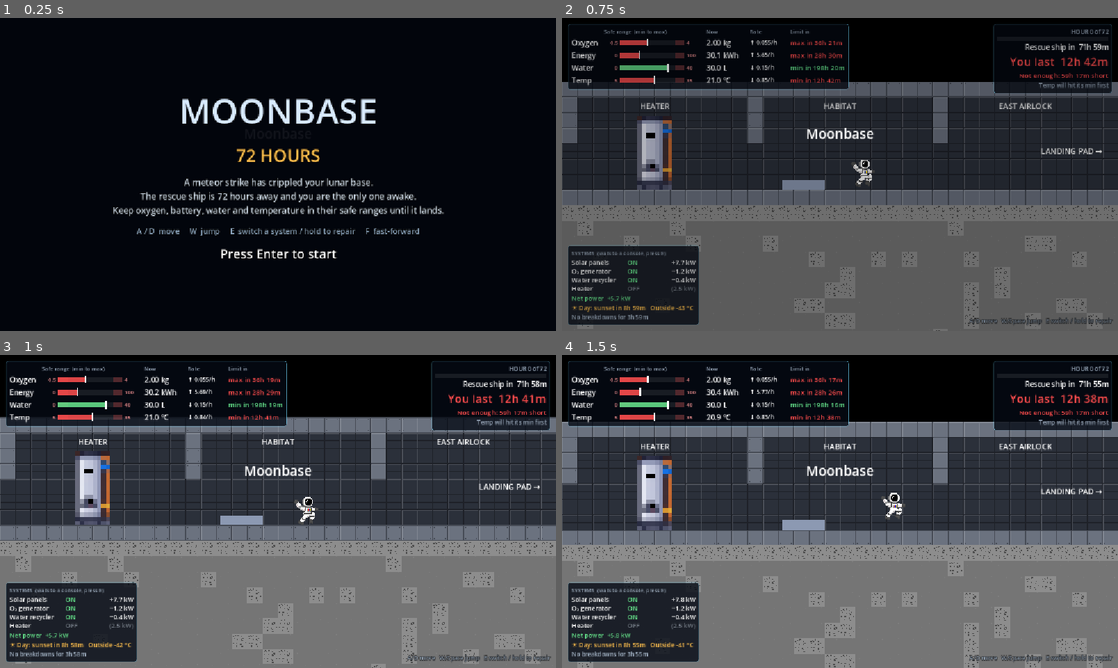
Above: before the commit, frames 1-4 (two rows, left to right).
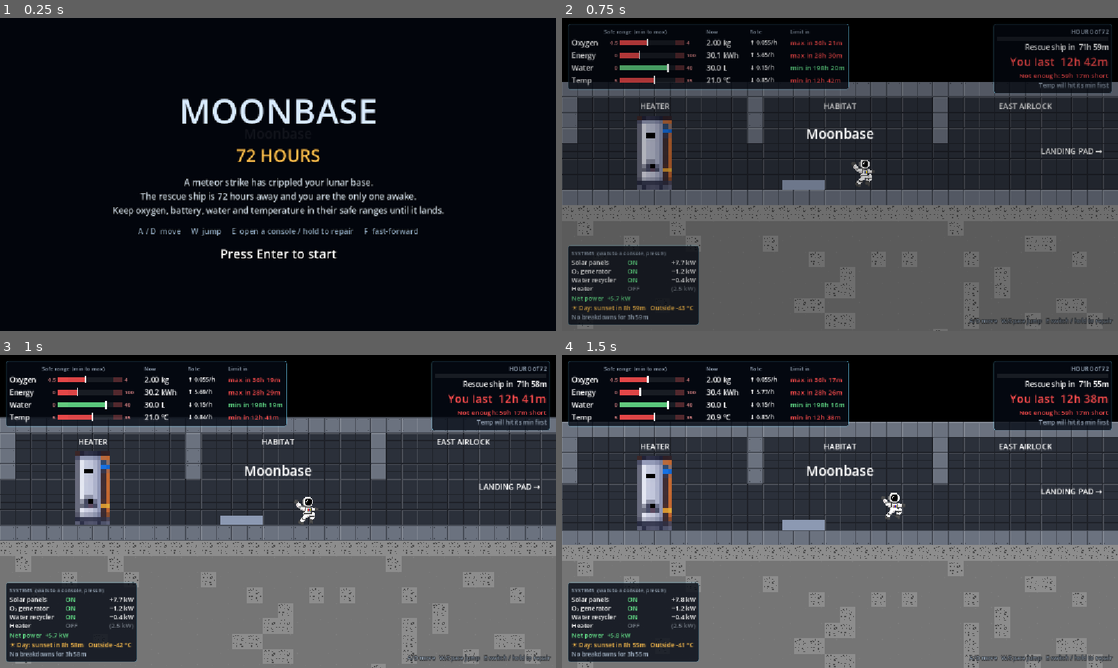
Above: after the commit, the same moments.

Repository: kushmdesai/72-Hours
Game: Godot game, scene res://scenes/main.tscn
The game is run twice, just before and just after one commit, with the same random seed, the same clock (stepped at 60 frames per second) and the same inputs.
Inputs (mouse positions are in pixels of both pictures, inside the frame that each line leads up to):
- Up to frame 1 (0.25 s): no input
- Up to frame 2 (0.75 s): tap Enter (ui_accept) at 0.5 s; move the mouse to (962, 158) at 0.52 s; hold D (move_right) from 0.53 s (still down); hold E (interact) from 0.53 s (still down); click (962, 158) at 0.67 s
- Up to frame 3 (1 s): keep holding D (move_right); keep holding E (interact); tap W (jump) at 0.77 s; tap Enter (ui_accept) at 0.8 s
- Up to frame 4 (1.5 s): keep holding D (move_right); tap W (jump) at 1.07 s; move the mouse to (728, 527) at 1.27 s; release E (interact) at 1.28 s; tap Enter (ui_accept) at 1.35 s

The runs differ from the first frame. In frame 1, 0.6% of the frame differs, in the area x 24-76%, y 67-70%; in frame 2, nothing differs; in frame 3, nothing differs; in frame 4, nothing differs.

Commit message:
Open a machine screen with the model's math when pressing E at a console
Pressing E at a working machine now pauses the game and opens a screen
for that system: its rate equation with today's numbers substituted, a
legend of what each symbol means, an ON/OFF button, and a what-if view
that runs the same Euler model 24 h ahead with the machine ON and OFF
(a graph of the resource it controls against its safe range, plus a
table of rates and hours until each resource hits a limit). Holding E at
a broken machine still repairs it.

Co-Authored-By: Claude Opus 5.5 (1M context) <noreply@anthropic.com>

Diff:
--- a/scripts/start_screen.gd
+++ b/scripts/start_screen.gd
@@ -63,7 +63,7 @@
 		+ "Keep oxygen, battery, water and temperature in their safe ranges until it lands.",
 		18, Color(0.8, 0.85, 0.9)))
 	box.add_child(_label(
-		"A / D  move     W  jump     E  switch a system / hold to repair     F  fast-forward",
+		"A / D  move     W  jump     E  open a console / hold to repair     F  fast-forward",
 		16, Color(0.55, 0.65, 0.75)))
 	_hint = _label("Press Enter to start", 26, Color.WHITE)
 	box.add_child(_hint)
--- /dev/null
+++ b/scripts/system_panel.gd
@@ -0,0 +1,428 @@
+class_name SystemPanel
+extends CanvasLayer
+## The machine screen: opened with E at a working console. It pauses the game
+## and shows the system's part of the model with today's numbers put in, an
+## ON/OFF button, and a what-if comparison: the same Euler model run ahead
+## twice, once with the system ON and once OFF, so the player can see what the
+## switch will do before committing to it.
+##
+## Space/Enter or the button flips the switch. E or Esc closes.
+
+signal closed
+
+## How far ahead the what-if graph and table look, in in-game hours.
+const LOOKAHEAD_HOURS := 24.0
+## How far ahead "time to limit" is searched, in in-game hours.
+const LIMIT_HORIZON_HOURS := 96.0
+const STEP_HOURS := 0.1
+
+const TITLES := {
+	"solar": "SOLAR PANELS",
+	"oxygen": "OXYGEN GENERATOR",
+	"water": "WATER RECYCLER",
+	"heater": "HEATER",
+}
+## The resource each system mainly controls, drawn on the graph.
+const PRIMARY := {"solar": "energy", "oxygen": "oxygen", "water": "water", "heater": "temperature"}
+const NAMES := {"oxygen": "Oxygen", "energy": "Battery", "water": "Water", "temperature": "Temp"}
+const UNITS := {"oxygen": "kg", "energy": "kWh", "water": "L", "temperature": "°C"}
+
+const COLOR_ON := Color(0.35, 0.9, 0.55)
+const COLOR_OFF := Color(0.6, 0.64, 0.7)
+const COLOR_BROKEN := Color(1.0, 0.35, 0.3)
+const COLOR_TEXT := Color(0.88, 0.92, 1.0)
+const COLOR_DIM := Color(0.6, 0.66, 0.76)
+const COLOR_ACCENT := Color(1.0, 0.78, 0.35)
+
+var site := ""
+var _status: Label
+var _button: Button
+var _equations: RichTextLabel
+var _symbols: RichTextLabel
+var _table: GridContainer
+var _graph: WhatIfGraph
+var _graph_title: Label
+
+
+func _init(system: String) -> void:
+	site = system
+
+
+func _ready() -> void:
+	layer = 15
+	process_mode = Node.PROCESS_MODE_ALWAYS
+	_build()
+	get_tree().paused = true
+	_refresh()
+
+
+func _unhandled_input(event: InputEvent) -> void:
+	if event.is_echo():
+		return
+	if event.is_action_pressed("interact") or event.is_action_pressed("ui_cancel"):
+		get_viewport().set_input_as_handled()
+		close()
+	elif event.is_action_pressed("ui_accept"):
+		get_viewport().set_input_as_handled()
+		_toggle()
+
+
+func close() -> void:
+	get_tree().paused = false
+	closed.emit()
+	queue_free()
+
+
+func _toggle() -> void:
+	Base.toggle_system(site)
+	_refresh()
+
+
+# --- What-if model ----------------------------------------------------------
+
+## Run the Base model ahead from the current state with this system forced on
+## or off (everything else as it is now, no new failures). Returns the primary
+## resource's curve over LOOKAHEAD_HOURS, the rates right now, and the hours
+## until each resource leaves its safe range (INF if not within the horizon).
+func _simulate(on: bool) -> Dictionary:
+	var saved: bool = Base.switches[site]
+	Base.switches[site] = on
+	var state := {"oxygen": Base.oxygen, "energy": Base.energy,
+			"water": Base.water, "temperature": Base.temperature}
+	var rates_now := Base.rates()
+	var limits := {}
+	var curve := PackedVector2Array()
+	var key: String = PRIMARY[site]
+	var t := 0.0
+	curve.append(Vector2(0.0, state[key]))
+	while t < LIMIT_HORIZON_HOURS and (limits.size() < Base.RESOURCES.size() or t < LOOKAHEAD_HOURS):
+		var r := Base.rates_at(Base.hour + t, state.oxygen, state.energy, state.water, state.temperature)
+		for k: String in Base.RESOURCES:
+			state[k] += r[k] * STEP_HOURS
+			if not limits.has(k) and (state[k] <= Base.min_of(k) or state[k] >= Base.max_of(k)):
+				limits[k] = t + STEP_HOURS
+		t += STEP_HOURS
+		# The curve stops where the resource leaves its safe range: game over.
+		if t <= LOOKAHEAD_HOURS + 0.001 and (not limits.has(key) or limits[key] >= t):
+			curve.append(Vector2(t, state[key]))
+	Base.switches[site] = saved
+	for k: String in Base.RESOURCES:
+		if not limits.has(k):
+			limits[k] = INF
+	return {"curve": curve, "rates": rates_now, "limits": limits}
+
+
+# --- Display ----------------------------------------------------------------
+
+func _refresh() -> void:
+	var on: bool = Base.switches[site]
+	var broken := Base.failures_at(site).size() > 0
+	if broken:
+		_status.text = "DUSTY" if site == "solar" else "BROKEN"
+		_status.add_theme_color_override("font_color", COLOR_BROKEN)
+	else:
+		_status.text = "ON" if on else "OFF"
+		_status.add_theme_color_override("font_color", COLOR_ON if on else COLOR_OFF)
+	_button.text = "SWITCH OFF" if on else "SWITCH ON"
+	_equations.text = _equation_text()
+	_symbols.text = _symbol_text()
+
+	var with_on := _simulate(true)
+	var with_off := _simulate(false)
+	_fill_table(with_on, with_off, on)
+
+	var key: String = PRIMARY[site]
+	_graph_title.text = "%s over the next %d h  (Euler's method, dt = %.1f h)" % [
+		NAMES[key], int(LOOKAHEAD_HOURS), STEP_HOURS]
+	_graph.set_data(with_on.curve, with_off.curve, Base.min_of(key), Base.max_of(key), on)
+
+
+func _fill_table(with_on: Dictionary, with_off: Dictionary, on: bool) -> void:
+	for child in _table.get_children():
+		child.queue_free()
+	for h in ["", "Now", "Rate if ON", "Rate if OFF", "Lasts if ON", "Lasts if OFF"]:
+		_table.add_child(_cell(h, COLOR_DIM, 13))
+	for k: String in Base.RESOURCES:
+		var r_on: float = with_on.rates[k]
+		var r_off: float = with_off.rates[k]
+		var changed := absf(r_on - r_off) > 0.0005
+		_table.add_child(_cell(NAMES[k], COLOR_TEXT if changed else COLOR_DIM, 14))
+		_table.add_child(_cell("%.1f %s" % [Base.value(k), UNITS[k]], COLOR_DIM, 14))
+		var places := 3 if k == "oxygen" else 2
+		_table.add_child(_cell(_signed(r_on, places) + "/h", _pick(changed, on, true), 14))
+		_table.add_child(_cell(_signed(r_off, places) + "/h", _pick(changed, on, false), 14))
+		_table.add_child(_cell(_hours(with_on.limits[k]), _limit_color(with_on.limits[k], changed && on), 14))
+		_table.add_child(_cell(_hours(with_off.limits[k]), _limit_color(with_off.limits[k], changed && not on), 14))
+
+
+func _pick(changed: bool, on: bool, column_on: bool) -> Color:
+	if not changed:
+		return COLOR_DIM
+	return COLOR_ACCENT if on == column_on else COLOR_TEXT
+
+
+func _limit_color(hours: float, current: bool) -> Color:
+	if hours < Base.hours_until_rescue():
+		return COLOR_BROKEN
+	return COLOR_ACCENT if current else COLOR_TEXT
+
+
+func _equation_text() -> String:
+	var c := Base.config
+	var u := "1" if _running() else "0"
+	var lines: PackedStringArray = []
+	match site:
+		"solar":
+			var s := Base.sunlight()
+			var eta := c.panel_efficiency * (1.0 - c.dust_loss if Base.failures.has("dust") else 1.0)
+			lines.append("[b]Solar power[/b]   P = η·A·S(t)·u")
+			lines.append("S(t) = S_peak·max(0, sin(2π(t + φ)/%d))" % int(c.day_length))
+			lines.append("     = %.2f·max(0, sin(2π(%.1f + %.0f)/%d)) = [color=#ffc759]%.2f kW/m²[/color]" % [
+				c.sunlight_peak, Base.hour, c.day_phase, int(c.day_length), s])
+			lines.append("P = %.2f · %.0f m² · %.2f · %s = [color=#ffc759]%.2f kW[/color]" % [
+				eta, c.panel_area, s, u, Base.solar_power()])
+			if Base.failures.has("dust"):
+				lines.append("[color=#ff5a4d]Dust cuts η by %d%%: clean the panels on the Solar Array[/color]" % int(c.dust_loss * 100))
+			lines.append("")
+			lines.append("[b]Battery[/b]   dE/dt = P − Σ uᵢ·Pᵢ")
+			lines.append("      = %.2f − %.2f = [color=#ffc759]%s kW[/color]" % [
+				Base.solar_power(), Base.power_draw(), _signed(Base.rate("energy"))])
+		"oxygen":
+			var leak := c.oxygen_leak_rate if Base.failures.has("oxygen_leak") else 0.0
+			lines.append("[b]Oxygen[/b]   dO/dt = g·u_gen − c_O − L_O")
+			lines.append("      = %.3f·%s − %.3f − %.3f = [color=#ffc759]%s kg/h[/color]" % [
+				c.generator_output, u, c.oxygen_use, leak, _signed(Base.rate("oxygen"), 3)])
+			lines.append("")
+			lines.append("[b]It splits water[/b]   k_e·g·u_gen = %.3f·%.3f·%s = %.3f L/h" % [
+				c.water_per_oxygen, c.generator_output, u, c.water_per_oxygen * c.generator_output * float(u)])
+			lines.append("[b]It uses power[/b]   u_gen·P_gen = %s·%.1f = %.1f kW" % [
+				u, c.power_generator, c.power_generator * float(u)])
+		"water":
+			var leak := c.water_leak_rate if Base.failures.has("water_leak") else 0.0
+			var gen := 1.0 if Base.generator_running() else 0.0
+			lines.append("[b]Water[/b]   dW/dt = −(1 − r·u_rec)·c_W − k_e·g·u_gen − L_W")
+			lines.append("      = −(1 − %.2f·%s)·%.2f − %.3f·%.3f·%d − %.2f" % [
+				c.recycle_efficiency, u, c.water_use, c.water_per_oxygen, c.generator_output, int(gen), leak])
+			lines.append("      = [color=#ffc759]%s L/h[/color]" % _signed(Base.rate("water"), 3))
+			lines.append("")
+			lines.append("The recycler gets back r = %d%% of the water you use." % int(c.recycle_efficiency * 100))
+			lines.append("[b]It uses power[/b]   u_rec·P_rec = %s·%.1f = %.1f kW" % [
+				u, c.power_recycler, c.power_recycler * float(u)])
+		"heater":
+			var t_out := Base.outside_temperature()
+			lines.append("[b]Temperature[/b]   dT/dt = [H·u_heat − k·(T − T_out)] / C")
+			lines.append("      = [%.1f·%s − %.3f·(%.1f − (%.0f))] / %.1f" % [
+				c.power_heater, u, c.heat_loss, Base.temperature, t_out, c.heat_capacity])
+			lines.append("      = [color=#ffc759]%s °C/h[/color]" % _signed(Base.rate("temperature"), 2))
+			lines.append("")
+			lines.append("Newton's law of cooling: heat leaks out faster the colder it is outside.")
+			lines.append("[b]It uses power[/b]   u_heat·H = %s·%.1f = %.1f kW" % [
+				u, c.power_heater, c.power_heater * float(u)])
+	lines.append("")
+	lines.append("[color=#9aa6bb]u = %s means this machine is %s.[/color]" % [
+		u, "running" if u == "1" else "not running"])
+	return "\n".join(lines)
+
+
+func _symbol_text() -> String:
+	var rows := {
+		"solar": [["P", "power from the panels (kW)"], ["η", "panel efficiency"], ["A", "panel area (m²)"],
+			["S(t)", "sunlight, a half sine wave over the %d h day" % int(Base.config.day_length)],
+			["φ", "time of day at the start (h)"], ["Σ uᵢ·Pᵢ", "power used by every running machine"]],
+		"oxygen": [["O", "oxygen in the air (kg)"], ["g", "generator output (kg/h)"],
+			["c_O", "oxygen you breathe (kg/h)"], ["L_O", "leak, only while the leak failure is on"],
+			["k_e", "litres of water split per kg of oxygen"], ["P_gen", "generator power (kW)"]],
+		"water": [["W", "water in the tank (L)"], ["r", "fraction of used water recycled"],
+			["c_W", "water you use (L/h)"], ["k_e·g", "water the oxygen generator splits (L/h)"],
+			["L_W", "leak, only while the pipe leak is on"], ["P_rec", "recycler power (kW)"]],
+		"heater": [["T", "cabin temperature (°C)"], ["H", "heater power (kW)"],
+			["k", "heat lost per °C of difference with outside (kW/°C)"], ["T_out", "outside temperature, colder at night"],
+			["C", "heat capacity of the cabin (kWh/°C)"]],
+	}
+	var lines: PackedStringArray = []
+	for row: Array in rows[site]:
+		lines.append("[color=#e0eaff]%s[/color]  %s" % [row[0], row[1]])
+	lines.append("[color=#e0eaff]u[/color]  1 when the machine is running, 0 when it is off or broken")
+	return "\n".join(lines)
+
+
+func _running() -> bool:
+	match site:
+		"solar": return Base.switches.solar
+		"oxygen": return Base.generator_running()
+		"water": return Base.recycler_running()
+		"heater": return Base.heater_running()
+	return false
+
+
+func _signed(v: float, decimals: int = 2) -> String:
+	var s := ("%." + str(decimals) + "f") % absf(v)
+	return ("+" if v >= 0.0 else "−") + s
+
+
+func _hours(h: float) -> String:
+	if h == INF:
+		return "> %d h" % int(LIMIT_HORIZON_HOURS)
+	return "%.1f h" % h
+
+
+func _cell(text: String, color: Color, size: int) -> Label:
+	var l := Label.new()
+	l.text = text
+	l.add_theme_font_size_override("font_size", size)
+	l.add_theme_color_override("font_color", color)
+	l.size_flags_horizontal = Control.SIZE_EXPAND_FILL
+	return l
+
+
+func _build() -> void:
+	var dim := ColorRect.new()
+	dim.color = Color(0.0, 0.01, 0.03, 0.72)
+	dim.set_anchors_preset(Control.PRESET_FULL_RECT)
+	add_child(dim)
+
+	var panel := PanelContainer.new()
+	var style := StyleBoxFlat.new()
+	style.bg_color = Color(0.05, 0.08, 0.13, 0.97)
+	style.border_color = Color(0.3, 0.55, 0.75)
+	style.set_border_width_all(2)
+	style.set_corner_radius_all(6)
+	style.set_content_margin_all(18)
+	panel.add_theme_stylebox_override("panel", style)
+	panel.set_anchors_preset(Control.PRESET_CENTER)
+	panel.grow_horizontal = Control.GROW_DIRECTION_BOTH
+	panel.grow_vertical = Control.GROW_DIRECTION_BOTH
+	panel.custom_minimum_size = Vector2(1000, 560)
+	add_child(panel)
+
+	var root := VBoxContainer.new()
+	root.add_theme_constant_override("separation", 12)
+	panel.add_child(root)
+
+	var header := HBoxContainer.new()
+	header.add_theme_constant_override("separation", 16)
+	root.add_child(header)
+	var title := _cell(TITLES[site], COLOR_TEXT, 26)
+	title.size_flags_horizontal = Control.SIZE_FILL
+	header.add_child(title)
+	_status = _cell("", COLOR_ON, 26)
+	header.add_child(_status)
+	_button = Button.new()
+	_button.custom_minimum_size = Vector2(170, 40)
+	_button.add_theme_font_size_override("font_size", 18)
+	_button.focus_mode = Control.FOCUS_NONE
+	_button.pressed.connect(_toggle)
+	header.add_child(_button)
+
+	var body := HBoxContainer.new()
+	body.add_theme_constant_override("separation", 24)
+	body.size_flags_vertical = Control.SIZE_EXPAND_FILL
+	root.add_child(body)
+
+	var left := VBoxContainer.new()
+	left.custom_minimum_size = Vector2(480, 0)
+	left.add_theme_constant_override("separation", 10)
+	body.add_child(left)
+	left.add_child(_cell("THE MODEL, WITH TODAY'S NUMBERS", COLOR_DIM, 13))
+	_equations = RichTextLabel.new()
+	_equations.bbcode_enabled = true
+	_equations.fit_content = true
+	_equations.scroll_active = false
+	_equations.add_theme_font_size_override("normal_font_size", 15)
+	_equations.add_theme_font_size_override("bold_font_size", 15)
+	_equations.add_theme_color_override("default_color", COLOR_TEXT)
+	left.add_child(_equations)
+	left.add_child(_cell("WHAT THE LETTERS MEAN", COLOR_DIM, 13))
+	_symbols = RichTextLabel.new()
+	_symbols.bbcode_enabled = true
+	_symbols.fit_content = true
+	_symbols.scroll_active = false
+	_symbols.add_theme_font_size_override("normal_font_size", 13)
+	_symbols.add_theme_color_override("default_color", COLOR_DIM)
+	left.add_child(_symbols)
+
+	var right := VBoxContainer.new()
+	right.size_flags_horizontal = Control.SIZE_EXPAND_FILL
+	right.add_theme_constant_override("separation", 6)
+	body.add_child(right)
+	_graph_title = _cell("", COLOR_DIM, 13)
+	right.add_child(_graph_title)
+	_graph = WhatIfGraph.new()
+	_graph.custom_minimum_size = Vector2(440, 200)
+	right.add_child(_graph)
+	right.add_child(_cell("WHAT IF?  The same model run ahead with this machine ON vs OFF", COLOR_DIM, 13))
+	_table = GridContainer.new()
+	_table.columns = 6
+	_table.add_theme_constant_override("h_separation", 10)
+	right.add_child(_table)
+
+	var footer := _cell("Space / click: switch ON or OFF      E / Esc: close      (the clock is paused)", COLOR_DIM, 13)
+	footer.horizontal_alignment = HORIZONTAL_ALIGNMENT_CENTER
+	root.add_child(footer)
+
+
+## Line graph of the primary resource with the machine ON (green) and OFF
+## (grey), over the safe range band. The line for the current setting is thicker.
+class WhatIfGraph:
+	extends Control
+
+	var _on := PackedVector2Array()
+	var _off := PackedVector2Array()
+	var _lo := 0.0
+	var _hi := 1.0
+	var _is_on := true
+
+	func set_data(on_curve: PackedVector2Array, off_curve: PackedVector2Array,
+			lo: float, hi: float, is_on: bool) -> void:
+		_on = on_curve
+		_off = off_curve
+		_lo = lo
+		_hi = hi
+		_is_on = is_on
+		queue_redraw()
+
+	func _draw() -> void:
+		var r := Rect2(Vector2(44, 6), size - Vector2(52, 26))
+		draw_rect(Rect2(Vector2.ZERO, size), Color(0.02, 0.04, 0.07))
+		# y range: the safe range plus a margin, widened to fit both curves.
+		var y0 := _lo
+		var y1 := _hi
+		for p in _on + _off:
+			y0 = minf(y0, p.y)
+			y1 = maxf(y1, p.y)
+		var pad := (y1 - y0) * 0.08 + 0.001
+		y0 -= pad
+		y1 += pad
+		var x1 := SystemPanel.LOOKAHEAD_HOURS
+		var to_px := func(p: Vector2) -> Vector2:
+			return Vector2(r.position.x + r.size.x * p.x / x1,
+					r.end.y - r.size.y * (p.y - y0) / (y1 - y0))
+		# Safe band and limit lines.
+		var top: Vector2 = to_px.call(Vector2(0, _hi))
+		var bottom: Vector2 = to_px.call(Vector2(0, _lo))
+		draw_rect(Rect2(Vector2(r.position.x, top.y), Vector2(r.size.x, bottom.y - top.y)),
+				Color(0.2, 0.6, 0.35, 0.12))
+		draw_line(Vector2(r.position.x, top.y), Vector2(r.end.x, top.y), Color(1, 0.35, 0.3, 0.7), 1.0)
+		draw_line(Vector2(r.position.x, bottom.y), Vector2(r.end.x, bottom.y), Color(1, 0.35, 0.3, 0.7), 1.0)
+		var font := get_theme_default_font()
+		draw_string(font, Vector2(2, top.y + 4), str(snappedf(_hi, 0.1)), HORIZONTAL_ALIGNMENT_LEFT, 40, 11, Color(1, 0.5, 0.45))
+		draw_string(font, Vector2(2, bottom.y + 4), str(snappedf(_lo, 0.1)), HORIZONTAL_ALIGNMENT_LEFT, 40, 11, Color(1, 0.5, 0.45))
+		for h in range(0, int(x1) + 1, 6):
+			var x: float = to_px.call(Vector2(h, 0)).x
+			draw_line(Vector2(x, r.position.y), Vector2(x, r.end.y), Color(1, 1, 1, 0.06))
+			draw_string(font, Vector2(x - 12, size.y - 4), "+%dh" % h, HORIZONTAL_ALIGNMENT_LEFT, 40, 11, Color(0.6, 0.66, 0.76))
+		_curve(_off, to_px, Color(0.6, 0.64, 0.7), 3.0 if not _is_on else 1.5)
+		_curve(_on, to_px, Color(0.35, 0.9, 0.55), 3.0 if _is_on else 1.5)
+		draw_string(font, Vector2(r.end.x - 110, r.position.y + 14), "ON", HORIZONTAL_ALIGNMENT_LEFT, 40, 12, Color(0.35, 0.9, 0.55))
+		draw_string(font, Vector2(r.end.x - 70, r.position.y + 14), "OFF", HORIZONTAL_ALIGNMENT_LEFT, 40, 12, Color(0.6, 0.64, 0.7))
+
+	func _curve(points: PackedVector2Array, to_px: Callable, color: Color, width: float) -> void:
+		if points.size() < 2:
+			return
+		var px := PackedVector2Array()
+		for p in points:
+			px.append(to_px.call(p))
+		draw_polyline(px, color, width, true)
+		# A curve that ends early hit a limit there.
+		if points[-1].x < SystemPanel.LOOKAHEAD_HOURS - 0.01:
+			draw_circle(px[-1], 4.0, Color(1, 0.35, 0.3))
--- a/scripts/systems_controller.gd
+++ b/scripts/systems_controller.gd
@@ -2,11 +2,12 @@
 extends Node2D
 ## Connects the Base model to the map: switches, repairs, alarms and the end screen.
 ##
-## Walk up to a system console in the Moonbase and press E to switch that system
-## on or off (its u_i term in the equations). The Solar Control console connects
+## Walk up to a system console in the Moonbase and press E to open its screen
+## (SystemPanel), which shows that system's equations with live numbers and
+## switches it on or off (its u_i term in the equations). The Solar Control console connects
 ## or disconnects the panels, to stop a full battery overcharging. When something has failed, hold E
-## at the console (or at any solar panel for dust) to repair it. Console screens
-## show green = on, grey = off, flashing red = broken.
+## at the console (or at any solar panel for dust) to repair it. Each machine's
+## sprite shows its on, off or broken art.
 ##
 ## It also runs the feel of the game: hold F to fast-forward quiet stretches,
 ## supply pods to jump for (SupplyDrops), warnings with a hint when a resource
@@ -68,6 +69,7 @@
 var _shake := 0.0
 var _ff_blocked := false
 var _repairs := 0
+var _panel_closed_frame := -10
 
 
 func _ready() -> void:
@@ -146,11 +148,11 @@
 	elif _target_site in Base.SYSTEMS:
 		_repair_progress = 0.0
 		var on: bool = Base.switches[_target_site]
-		if Input.is_action_just_pressed("interact"):
-			Base.toggle_system(_target_site)
-			on = not on
-		text = "%s: %s\nE to switch %s" % [
-			SYSTEM_LABELS[_target_site].capitalize(), "ON" if on else "OFF", "off" if on else "on"]
+		if Input.is_action_just_pressed("interact") and Engine.get_process_frames() > _panel_closed_frame + 1:
+			_open_panel(_target_site)
+			return
+		text = "%s: %s\nE to open the console" % [
+			SYSTEM_LABELS[_target_site].capitalize(), "ON" if on else "OFF"]
 		if _target_site == "solar":
 			text += "\nSolar %.1f kW, draw %.1f kW" % [Base.solar_power(), Base.power_draw()]
 			if Base.failures.has("dust"):
@@ -162,6 +164,16 @@
 	_prompt.text = text
 	_prompt.visible = true
 	_prompt.global_position = _target.global_position + Vector2(-_prompt.size.x / 2.0, -110.0)
+
+
+## Open the machine screen (scripts/system_panel.gd), which pauses the game.
+func _open_panel(site: String) -> void:
+	_prompt.visible = false
+	var panel := SystemPanel.new(site)
+	panel.closed.connect(func() -> void:
+		_panel_closed_frame = Engine.get_process_frames()
+		_update_visuals())
+	add_child(panel)
 
 
 func _update_visuals() -> void:
Not shown, added: scripts/system_panel.gd.uid
Not shown, changed: docs/project-plan.md
